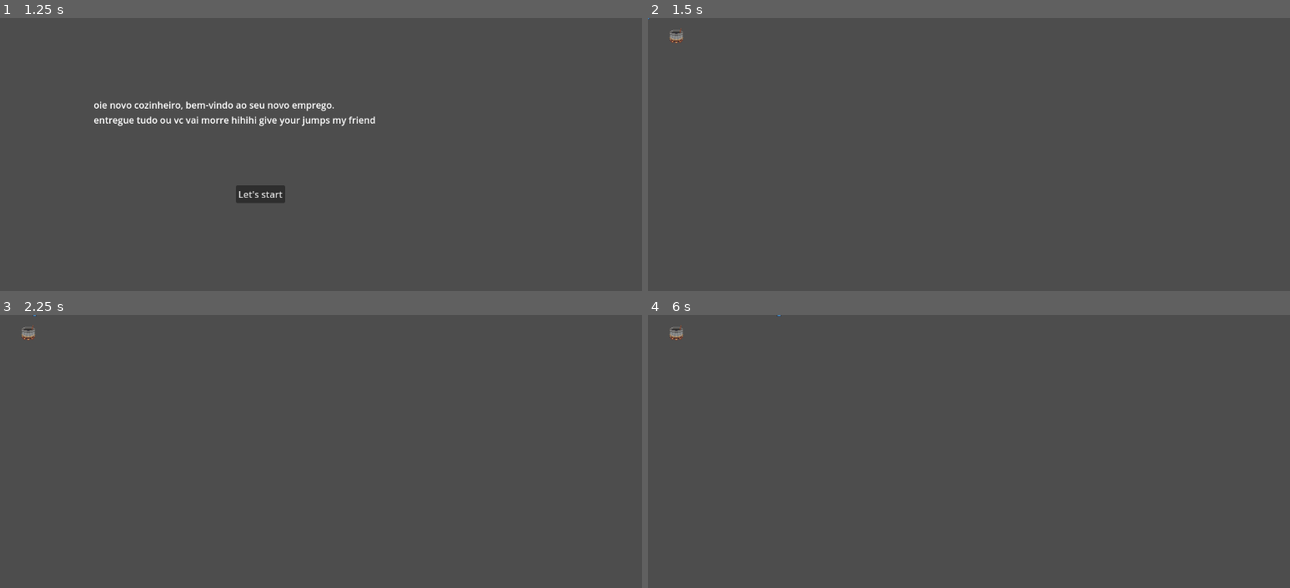
Above: before the commit, frames 1-4 (two rows, left to right).
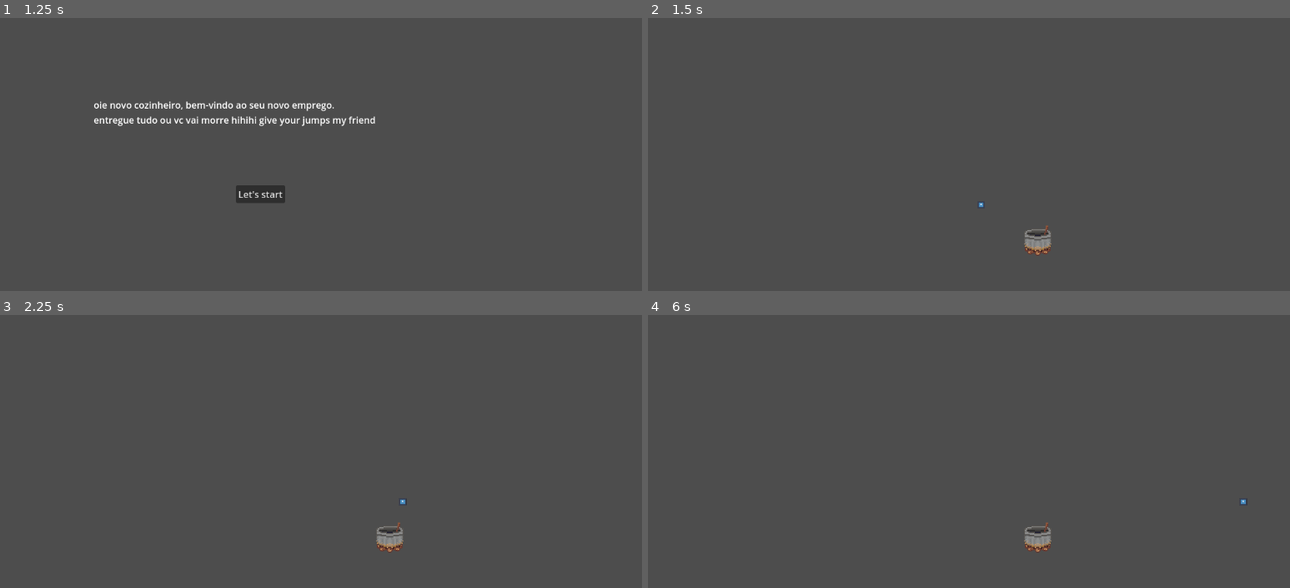
Above: after the commit, the same moments.

Repository: hhsoares/rato
Game: Godot game, scene res://scenes/menu.tscn
The game is run twice, just before and just after one commit, with the same random seed, the same clock (stepped at 60 frames per second) and the same inputs. The project has no main scene, so this scene is started directly. The engine's default icon, where the game draws it, is replaced by a stand-in: a white triangle on a blue panel in a dark square.
Inputs:
- Up to frame 1 (1.25 s): click "Play" at 0.5 s
- Up to frame 2 (1.5 s): click "Let's start" at 1.25 s
- Up to frame 3 (2.25 s): tap Enter at 2 s; hold D (right) from 2.03 s (still down); hold E (interact) from 2.03 s (still down)
- Up to frame 4 (6 s): release D (right) at 2.78 s; release E (interact) at 2.78 s; hold S (down) 2.78-3.53 s; tap E (interact) at 2.85, 4.35, 5.85 s; tap Space at 3.5, 5 s; hold D (right) 3.53-4.28 s; hold E (interact) 3.53-4.28 s; tap Enter at 4.25, 5.75 s; hold W (up) 4.28-5.03 s; hold E (interact) 5.03-5.78 s; hold A (left) from 5.03 s (still down)

Frame 1 is identical in both runs. In frame 2, 0.4% of the frame differs, in the area x 0-63%, y 0-87%; in frame 3, 0.4%; in frame 4, 0.4%, in the area x 3-94%, y 0-87%.

Commit message:
added cauldron mix mechanic (barebones)

Diff:
--- a/cauldron.gd
+++ b/cauldron.gd
@@ -1,4 +1,7 @@
 extends StaticBody2D
+
+var mix_percent: int = 0
+@export var increment: int = 10
 
 @onready var interactable: Area2D = $Interactable
 
@@ -7,3 +10,9 @@
 
 func _on_interact():
 	print("cauldron interacted")
+	mix_cauldron()
+
+func mix_cauldron() -> void:
+	mix_percent += increment
+	mix_percent = clamp(mix_percent, 0, 100)
+	print("Mix:", mix_percent, "%")
--- a/prefabs/order.tscn
+++ b/prefabs/order.tscn
@@ -17,11 +17,7 @@
 
 [node name="Order" type="Control"]
 layout_mode = 3
-anchors_preset = 15
-anchor_right = 1.0
-anchor_bottom = 1.0
-grow_horizontal = 2
-grow_vertical = 2
+anchors_preset = 0
 script = ExtResource("1_lgbgi")
 
 [node name="PaperSheet" type="ColorRect" parent="."]
--- a/scenes/game.tscn
+++ b/scenes/game.tscn
@@ -9,3 +9,6 @@
 
 [node name="Cauldron" parent="." instance=ExtResource("2_yqjtg")]
 position = Vector2(49, 31)
+
+[node name="Camera2D" type="Camera2D" parent="."]
+zoom = Vector2(2, 2)
--- a/scenes/tamires_test.tscn
+++ b/scenes/tamires_test.tscn
@@ -6,7 +6,7 @@
 
 [node name="OrderManager" type="Node2D" parent="."]
 script = ExtResource("1_0kf0r")
-spawn_interval = 3.0
+spawn_interval = 1.0
 
 [node name="UI" type="Control" parent="."]
 layout_mode = 3
@@ -18,3 +18,4 @@
 layout_mode = 0
 offset_right = 40.0
 offset_bottom = 40.0
+theme_override_constants/separation = 80
